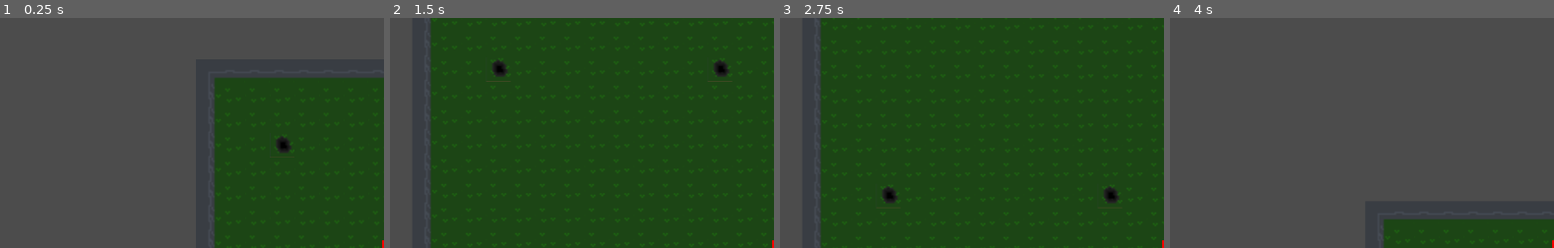
Above: before the commit, frames 1-4 (left to right).
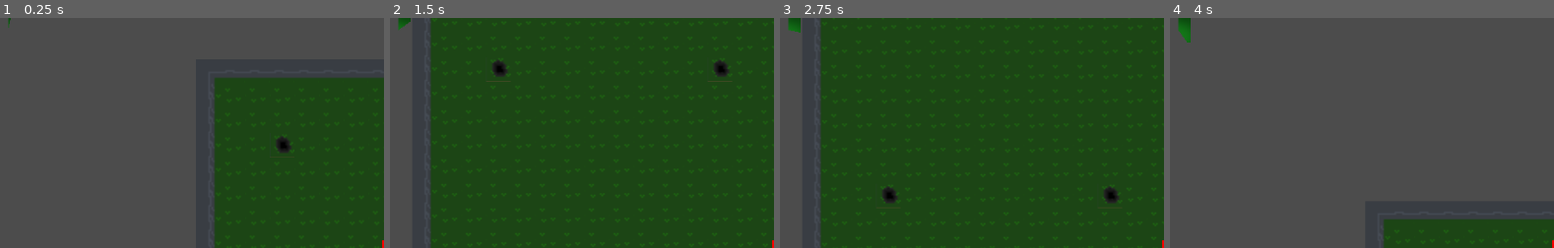
Above: after the commit, the same moments.

Repository: FiBe4000/Gamejam2022
Game: Godot game, scene res://src/Main.tscn
The game is run twice, just before and just after one commit, with the same random seed, the same clock (stepped at 60 frames per second) and the same inputs.
Inputs:
- Up to frame 1 (0.25 s): no input
- Up to frame 2 (1.5 s): tap Enter at 0.5 s; hold D (move_right) 0.53-1.28 s; hold Down (aim_down) 0.53-1.28 s; hold S (move_down) from 1.28 s (still down); tap Left (aim_left) at 1.35 s
- Up to frame 3 (2.75 s): tap Space (shoot) at 2 s; release S (move_down) at 2.03 s; hold D (move_right) from 2.03 s (still down); hold Right (aim_right) from 2.03 s (still down)
- Up to frame 4 (4 s): tap Enter at 2.75 s; release D (move_right) at 2.78 s; release Right (aim_right) at 2.78 s; hold W (move_up) 2.78-3.53 s; tap Up (aim_up) at 2.85 s; hold A (move_left) from 3.53 s (still down); hold Space (shoot) from 3.53 s (still down)
The pictures show only the part of the screen within x 1-51%, y 0-50%; the shares and areas given below are measured in that part.

The runs differ from the first frame. In frame 1, less than 0.1% of the frame differs, in the area x 2-3%, y 0-5%; in frame 2, 0.1%; in frame 3, 0.2%; in frame 4, 0.3%, in the area x 2-6%, y 0-11%.

Commit message:
Move timer visualizer to corner

Diff:
--- a/src/Main.tscn
+++ b/src/Main.tscn
@@ -27,13 +27,10 @@
 [node name="HUD" type="CanvasLayer" parent="."]
 
 [node name="TimerVisualizer" type="TextureProgress" parent="HUD"]
-margin_left = -46.0
-margin_top = 48.0
-margin_right = 22.0
-margin_bottom = 114.0
+margin_right = 32.0
+margin_bottom = 32.0
 texture_progress = SubResource( 4 )
 tint_progress = Color( 0.101961, 0.643137, 0.129412, 1 )
-radial_initial_angle = 98.6
 script = ExtResource( 1 )
 
 [connection signal="timeout" from="WorldSwitchTimer" to="HUD/TimerVisualizer" method="_on_WorldSwitchTimer_timeout"]
